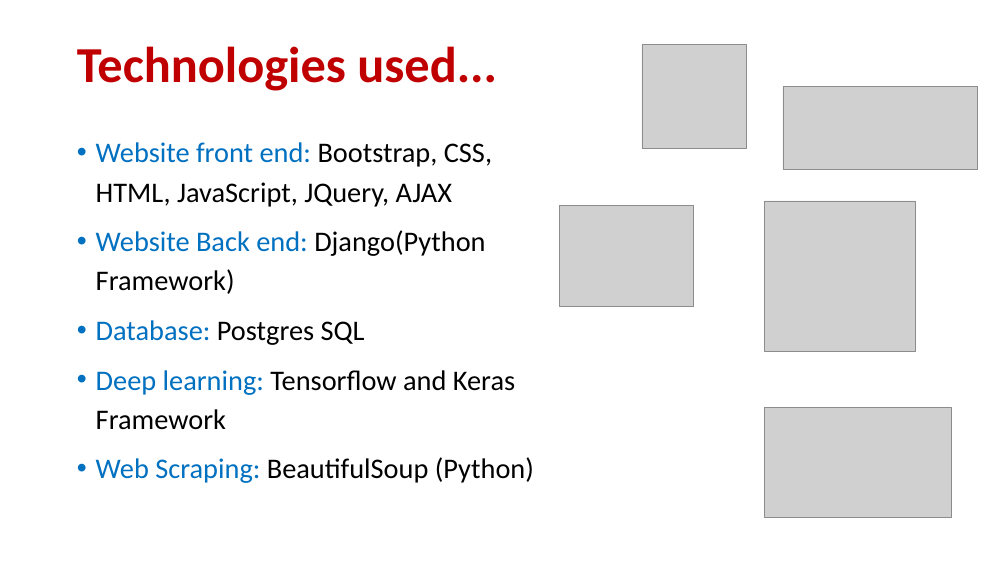
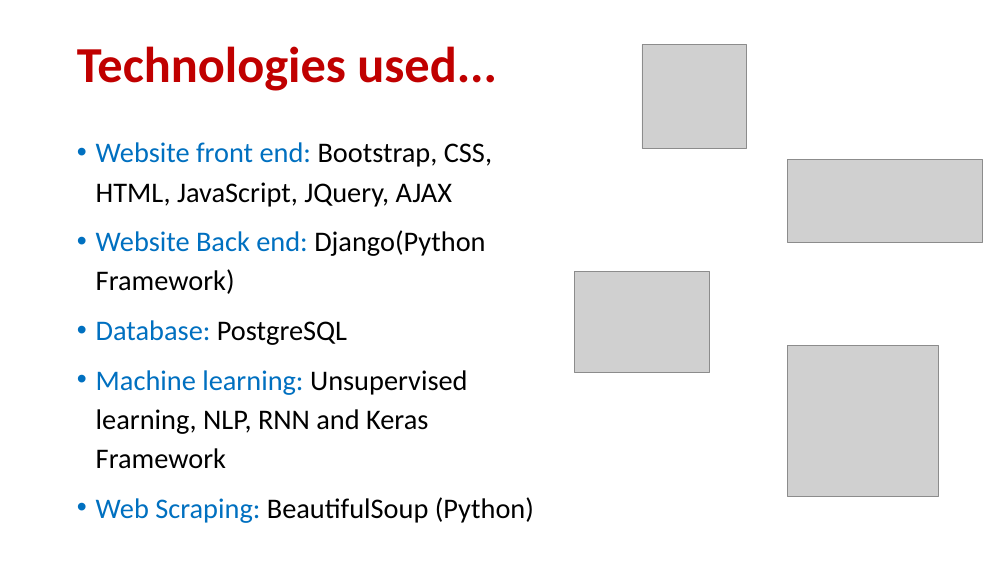
Before and after one commit to ahmaddroobi99/seniorGraduationProject2022_cookOverflow, a slide deck: slide 5 of Documentation/Presentation/cookOverflowPresentation.pptx. Drawn at 1008x567 pixels with LibreOffice and Linux fonts; fonts in the diff are those of the drawing; grey boxes stand for pictures. Boxes give left, top, right and bottom in pixels: in the first picture for what was removed or moved away, otherwise in the second. Text is boxed around its words. In the diff, an @@ line names an element or a change of style, - is before the commit and + after.

```diff
--- a/Documentation/Presentation/cookOverflowPresentation.pptx
+++ b/Documentation/Presentation/cookOverflowPresentation.pptx
@@ picture: place and size @@
-picture at box(783, 87, 978, 170)
+picture at box(788, 160, 982, 243)
@@ picture: place and size @@
-picture at box(560, 206, 694, 306)
+picture at box(575, 271, 709, 372)
@@ text at box(96, 320, 468, 469): text changed @@
-• Database: Postgres SQL
-• Deep learning: Tensorflow and Keras Framework
+• Database: PostgreSQL
+• Machine learning: Unsupervised learning, NLP, RNN and Keras Framework
@@ picture: place and size @@
-picture at box(765, 201, 917, 352)
+picture at box(788, 346, 939, 497)
@@ picture removed at box(765, 408, 952, 517) @@
```
Also in this commit, not shown: 3 other slides changed, 1 slide added, 11 slides removed, 23 other files.
